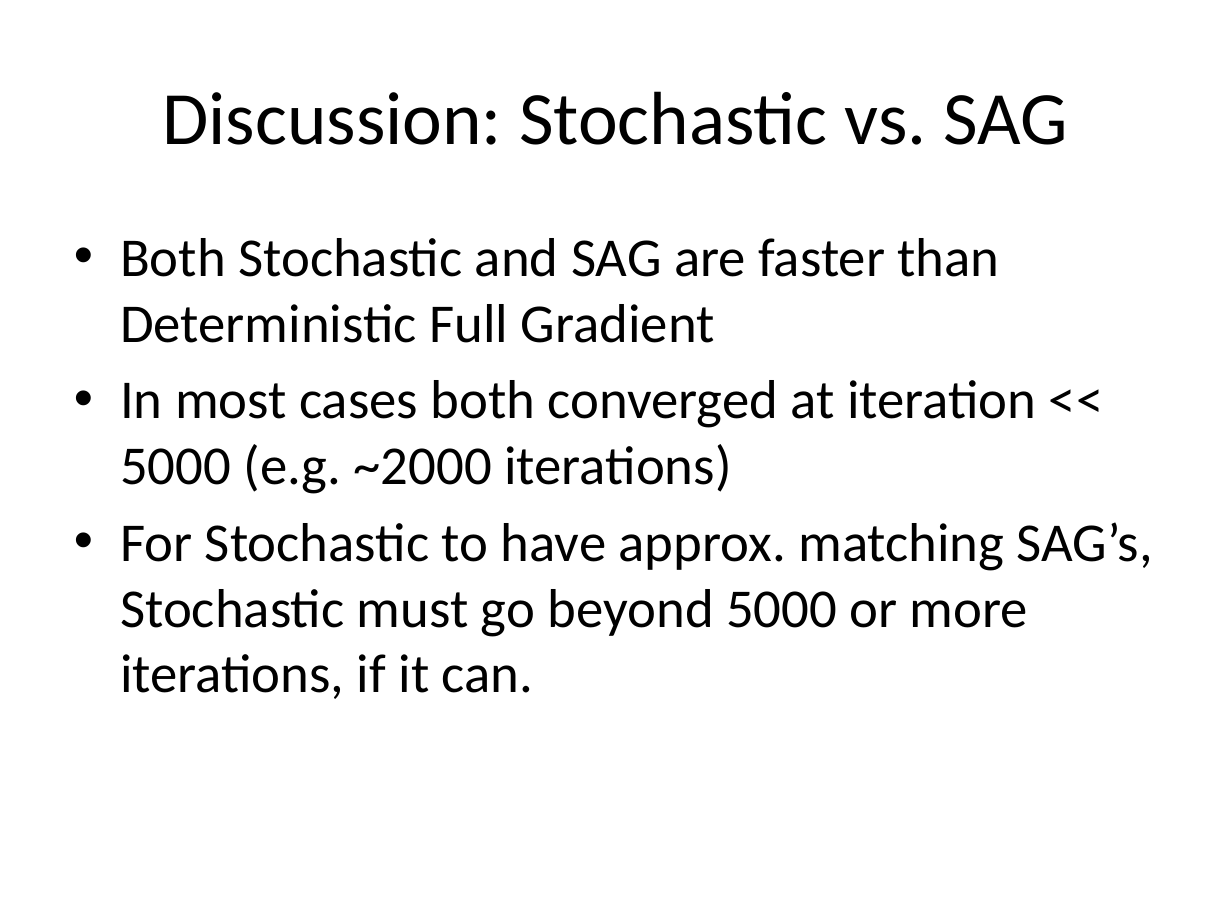
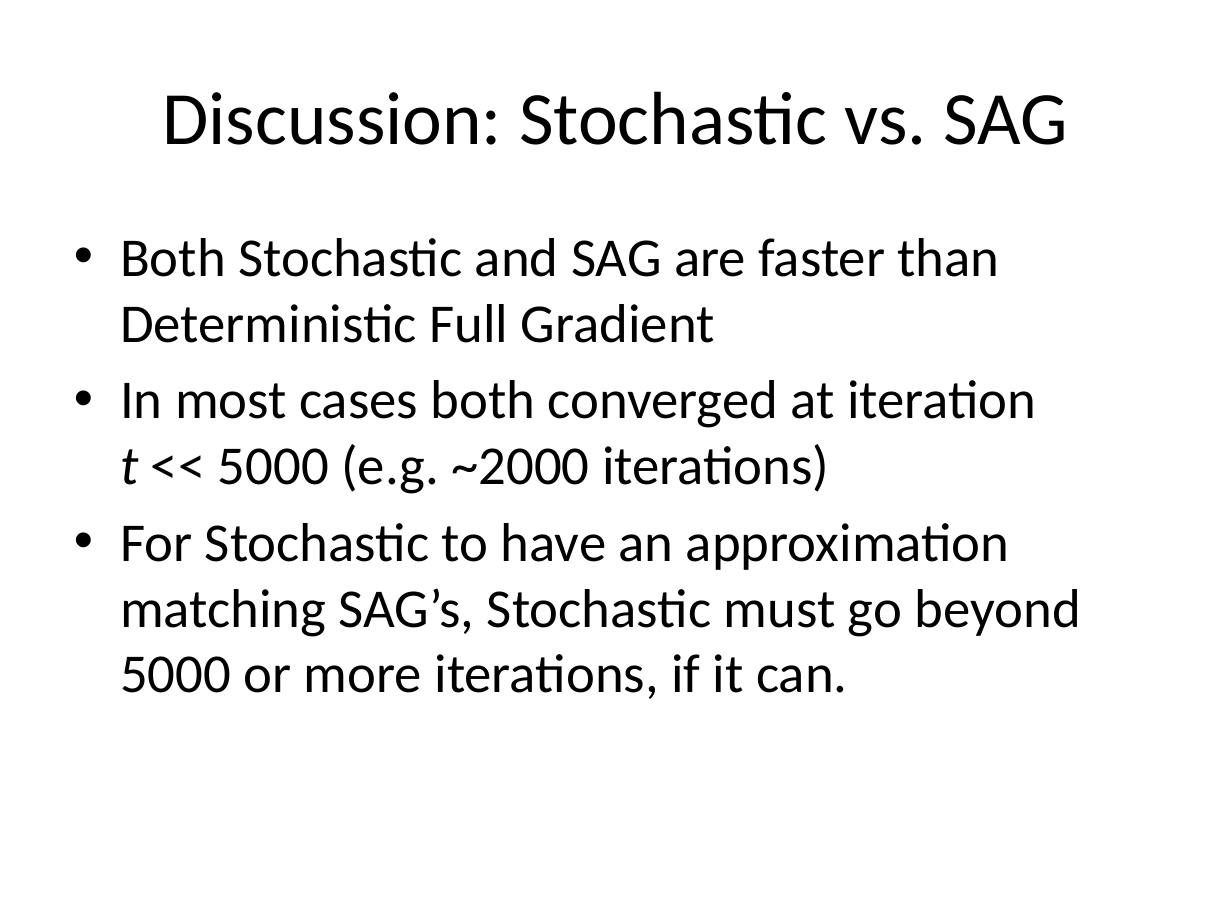
Before and after one commit to jamestklo/MatrixFactorizationMatlab, a slide deck: slide 44 of cs534L-SAGmf.pptx (slide 42 before the commit). Drawn at 1232x924 pixels with LibreOffice and Linux fonts; fonts in the diff are those of the drawing. Boxes give left, top, right and bottom in pixels: in the first picture for what was removed or moved away, otherwise in the second. Text is boxed around its words. In the diff, an @@ line names an element or a change of style, - is before the commit and + after.

Commit message:
updated pptx

```diff
--- a/cs534L-SAGmf.pptx
+++ b/cs534L-SAGmf.pptx
@@ text at (x1=120, y1=380, x2=1081, y2=699): text changed @@
-• In most cases both converged at iteration << 5000 (e.g. ~2000 iterations)
-• For Stochastic to have approx. matching SAG’s, Stochastic must go beyond 5000 or more iterations, if it can.
+• In most cases both converged at iteration
+  t << 5000 (e.g. ~2000 iterations)
+• For Stochastic to have an approximation matching SAG’s, Stochastic must go beyond 5000 or more iterations, if it can.
```
Also in this commit, not shown: 6 other slides changed, 1 slide added.
